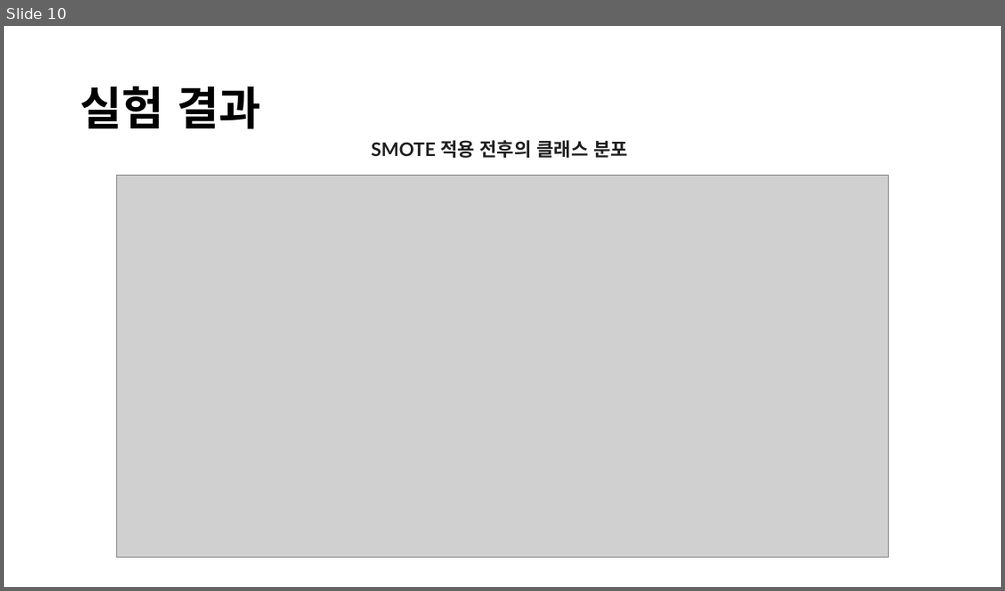
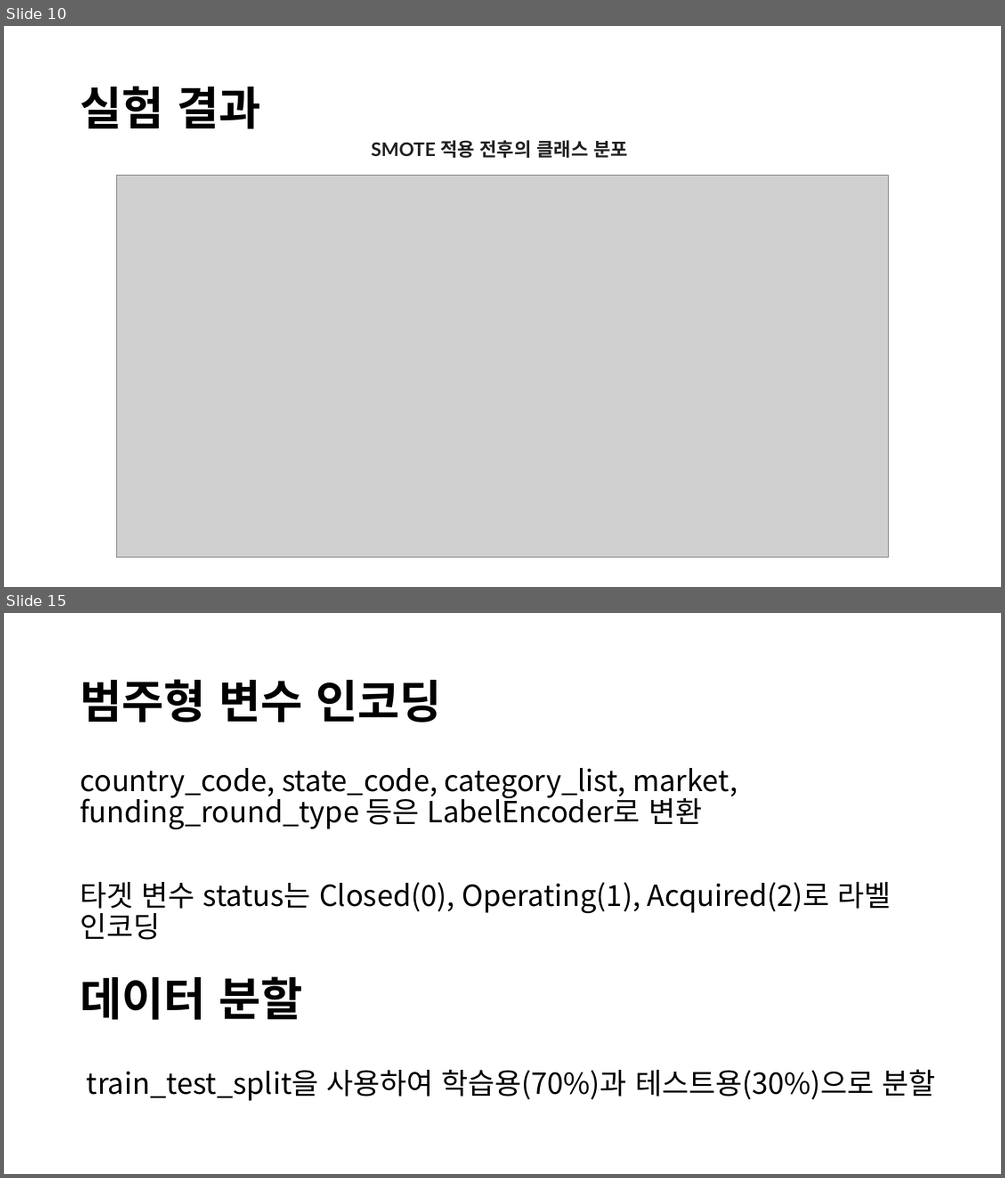
Before and after one commit to kimyoungho010311/Startup_Success_Prediction_Hackathon, a slide deck: notebooks/Steeze/스타트업 성공 예측.pptx. Shown one above the other, each under a label of ours: slide 10 before the commit, slides 10 and 15 after it; the slides between them are not shown. The pictures are 1005x591 and 1005x1178 pixels, drawn with LibreOffice and Linux fonts; fonts in the diff are those of the drawing; grey boxes stand for pictures. Boxes give left, top, right and bottom in pixels: in the first picture for what was removed or moved away, otherwise in the second. Text is boxed around its words. In the diff, an @@ line names an element or a change of style, - is before the commit and + after.

Commit message:
ppt 2차 + 텍스트 정리

```diff
--- a/notebooks/Steeze/스타트업 성공 예측.pptx
+++ b/notebooks/Steeze/스타트업 성공 예측.pptx
@@ slide 15 added at (4,613,1001,1174), background #FFFFFF @@
@@ text added at (80,679,442,722), 44 pt, text #000000, bold @@
+범주형 변수 인코딩
@@ text added at (80,768,891,940), 28 pt, text #000000 @@
+country_code, state_code, category_list, market, funding_round_type 등은 LabelEncoder로 변환
+타겟 변수 status는 Closed(0), Operating(1), Acquired(2)로 라벨 인코딩
@@ text added at (80,976,302,1020), 44 pt, text #000000, bold @@
+데이터 분할
@@ text added at (87,1069,936,1101), 28 pt, text #000000 @@
+train_test_split을 사용하여 학습용(70%)과 테스트용(30%)으로 분할
```
Also in this commit, not shown: 6 other slides added.
